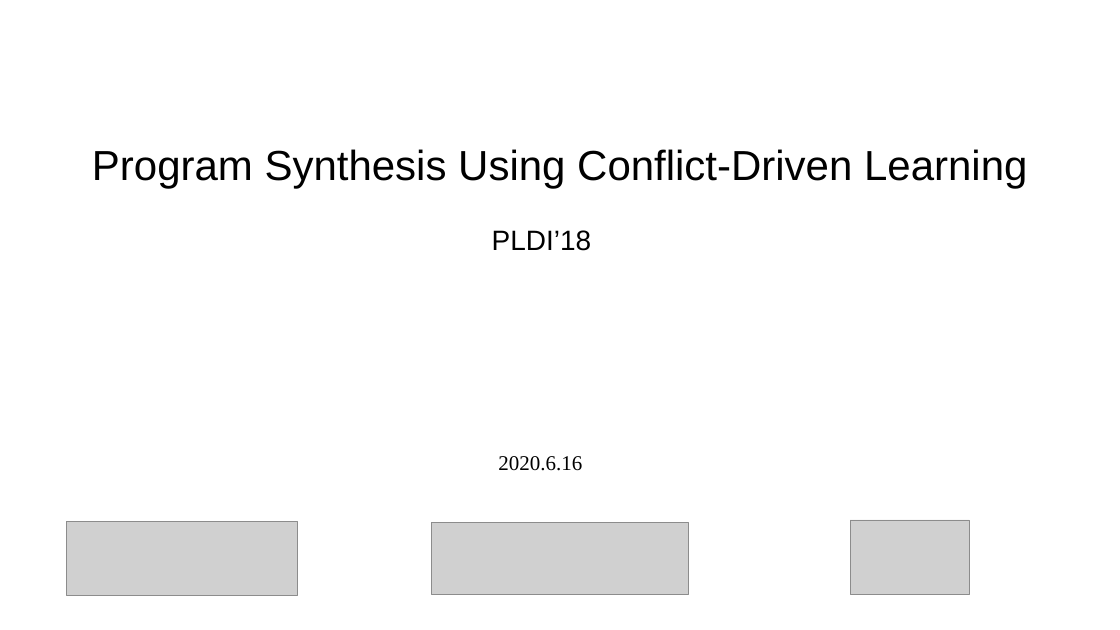
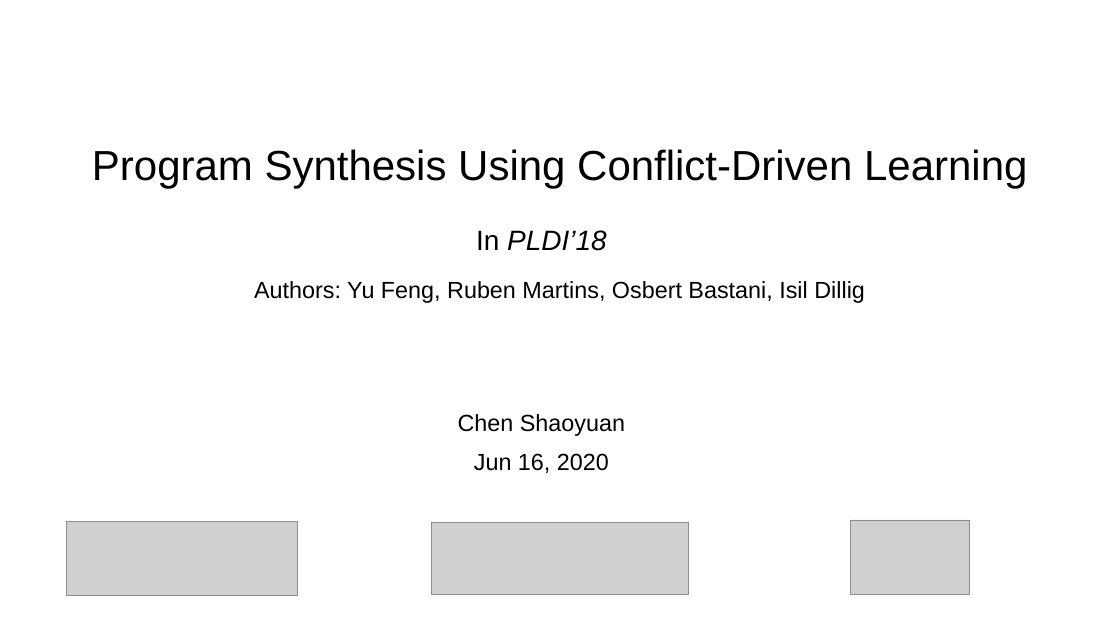
Before and after one commit to wx-csy/program-synthesis, a slide deck: slide 1 of Conflict-Driven.pptx. Drawn at 1120x630 pixels with LibreOffice and Linux fonts; fonts in the diff are those of the drawing; grey boxes stand for pictures. Boxes give left, top, right and bottom in pixels: in the first picture for what was removed or moved away, otherwise in the second. Text is boxed around its words. In the diff, an @@ line names an element or a change of style, - is before the commit and + after.

```diff
--- a/Conflict-Driven.pptx
+++ b/Conflict-Driven.pptx
@@ text at <box>476,230,607,251</box>: text changed; italic on @@
-PLDI’18
+In PLDI’18
@@ text added at <box>254,281,865,303</box>, 20 pt, text #000000 @@
+Authors: Yu Feng, Ruben Martins, Osbert Bastani, Isil Dillig
@@ text added at <box>458,414,625,436</box>, 20 pt, text #000000 @@
+Chen Shaoyuan
@@ text at <box>474,453,609,473</box>: text changed; size 18 to 20 pt; font Times New Roman to Arial @@
-2020.6.16
+Jun 16, 2020
```
Also in this commit, not shown: 9 other slides changed.
